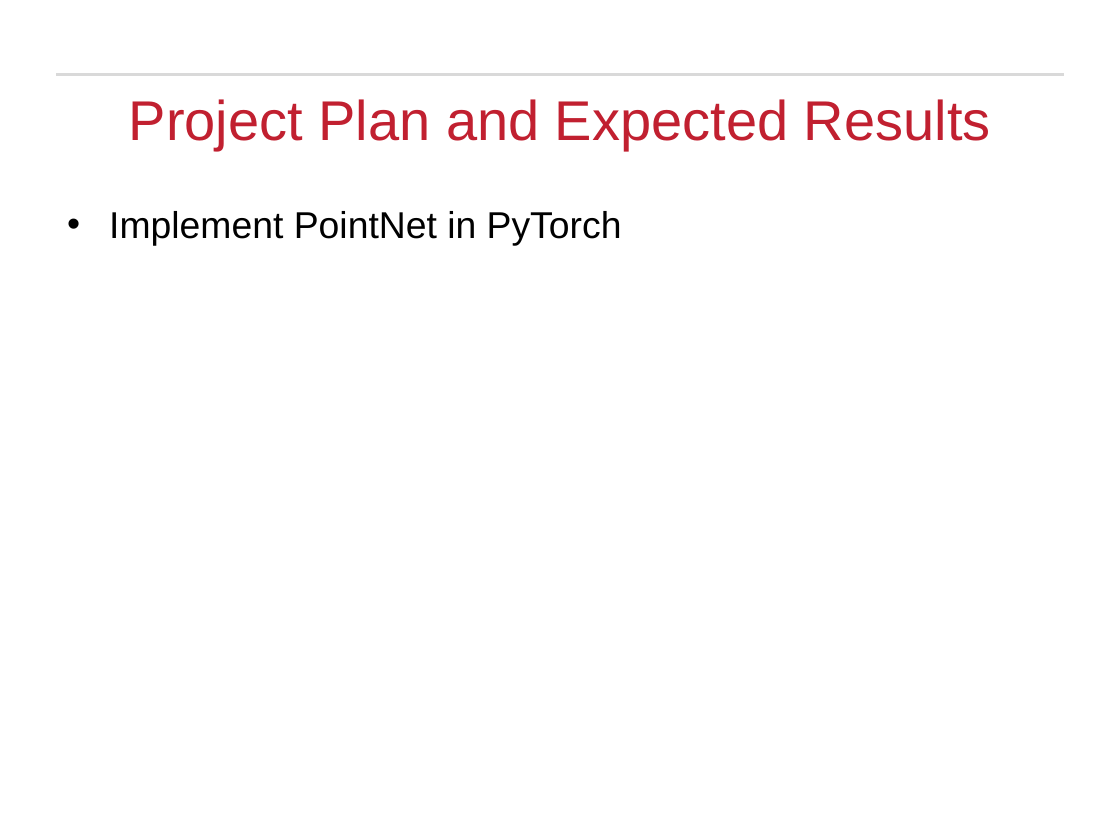
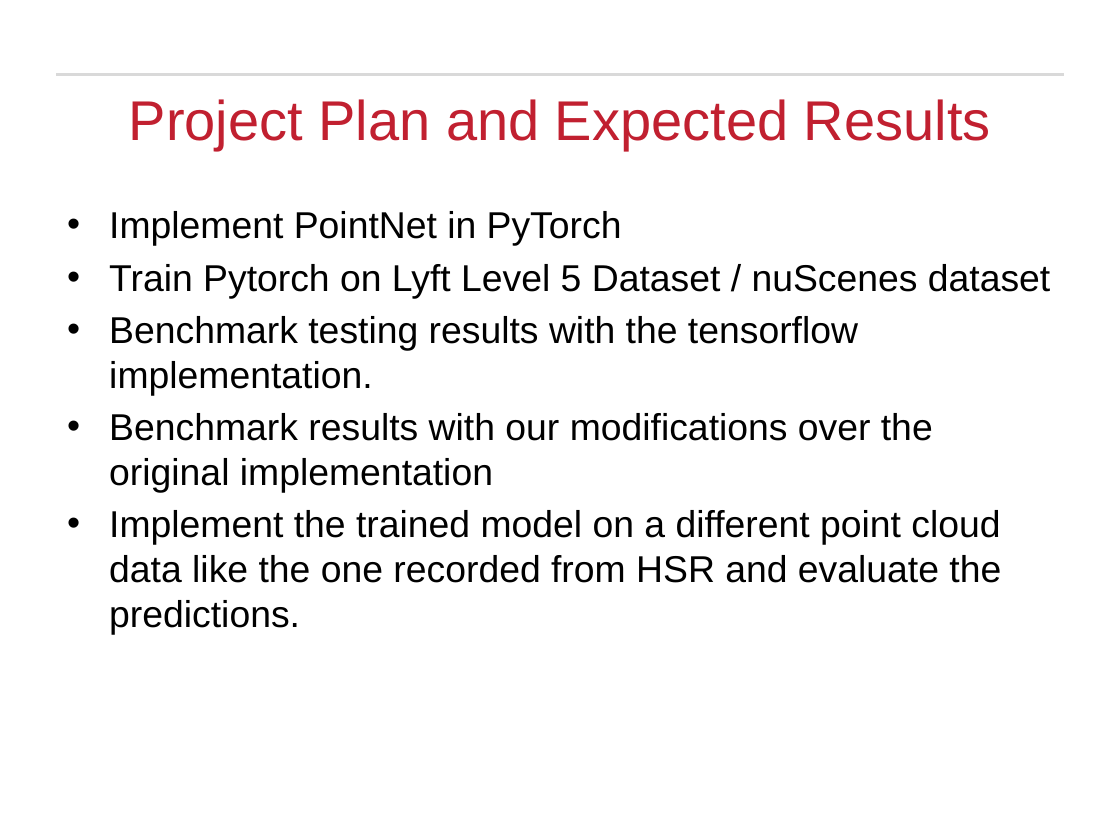
Before and after one commit to Michael-Hodges/PointNet, a slide deck: slide 5 of EECE5554_Design_Project.pptx. Drawn at 1120x840 pixels with LibreOffice and Linux fonts; fonts in the diff are those of the drawing; background and template pictures are left out. Boxes give left, top, right and bottom in pixels: in the first picture for what was removed or moved away, otherwise in the second. Text is boxed around its words. In the diff, an @@ line names an element or a change of style, - is before the commit and + after.

```diff
--- a/EECE5554_Design_Project.pptx
+++ b/EECE5554_Design_Project.pptx
@@ text at <box>109,264,1050,634</box>: paragraphs added @@
+• Train Pytorch on Lyft Level 5 Dataset / nuScenes dataset
+• Benchmark testing results with the tensorflow implementation.
+• Benchmark results with our modifications over the original implementation
+• Implement the trained model on a different point cloud data like the one recorded from HSR and evaluate the predictions.
```
Also in this commit, not shown: 1 other slide changed.
